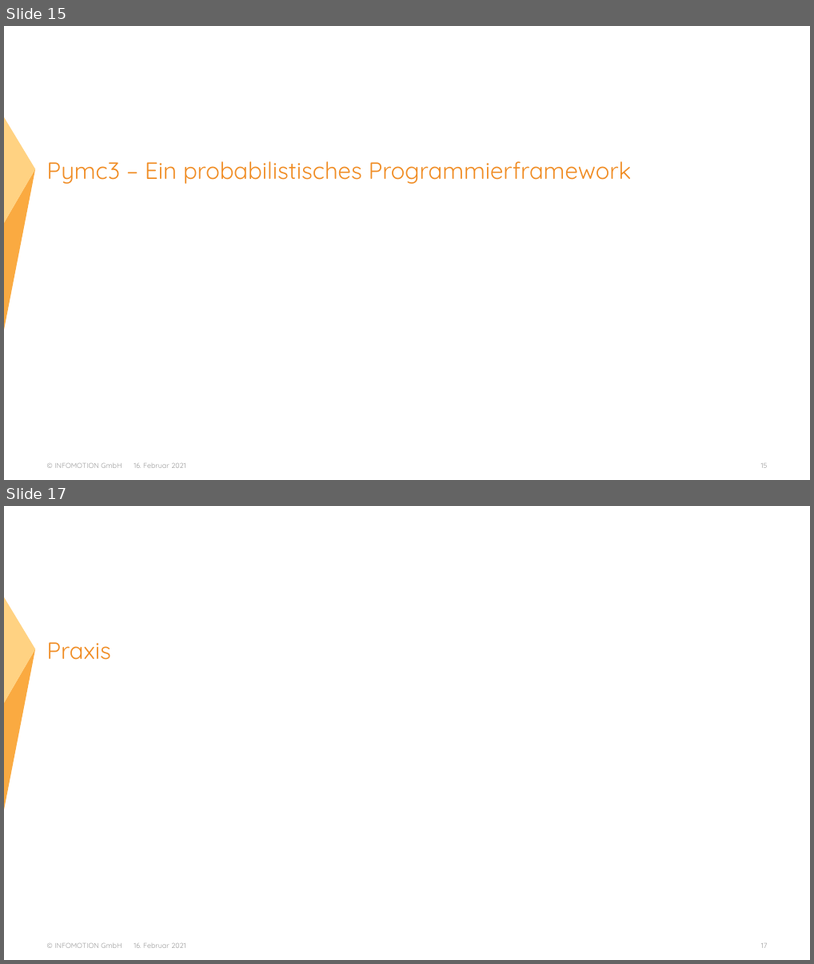
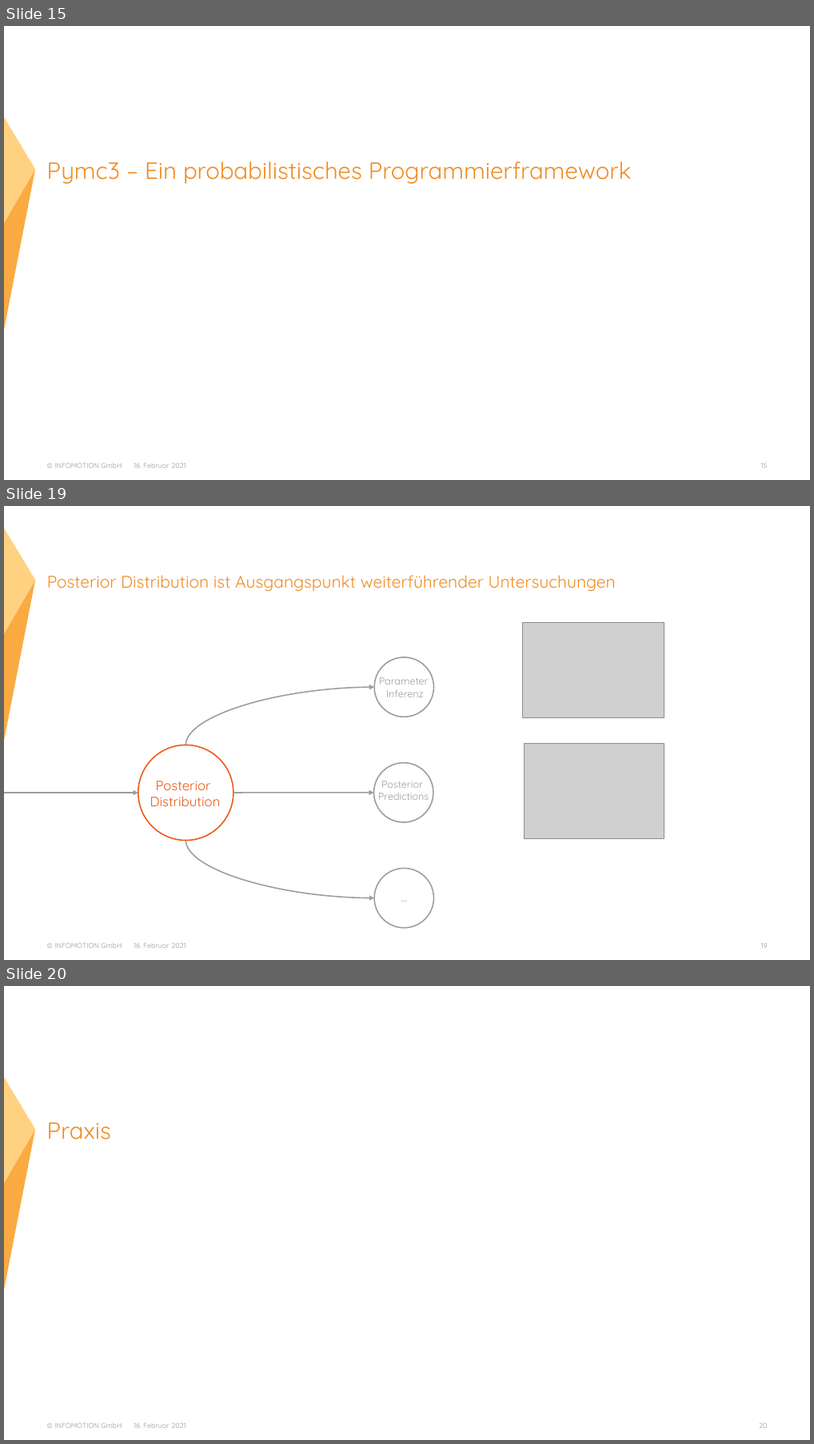
Before and after one commit to ThiesDS/bayes_workshop, a slide deck: 1_theorie/slides.pptx. Shown one above the other, each under a label of ours: slides 15 and 17 before the commit, slides 15, 19 and 20 after it; the slides between them are not shown. The pictures are 814x964 and 814x1444 pixels, drawn with LibreOffice and Linux fonts; fonts in the diff are those of the drawing; grey boxes stand for pictures; background and template pictures are left out. Boxes give left, top, right and bottom in pixels: in the first picture for what was removed or moved away, otherwise in the second. Text is boxed around its words. In the diff, an @@ line names an element or a change of style, - is before the commit and + after.

```diff
--- a/1_theorie/slides.pptx
+++ b/1_theorie/slides.pptx
@@ slide 19 added at box(4, 506, 810, 960), background #FFFFFF; not listed: 3 template elements that a slide beside it also shows @@
@@ triangle added at box(4, 528, 35, 634), fill #FFD282 @@
@@ freeform shape added at box(4, 576, 35, 741), fill #FAAA41 @@
@@ title added at box(47, 575, 616, 591), 20 pt, text #F08C23 @@
+Posterior Distribution ist Ausgangspunkt weiterführender Untersuchungen
@@ picture added at box(522, 622, 665, 717) @@
@@ ellipse added at box(375, 657, 434, 716), outline #9D9D9D 1.5 pt @@
@@ curved arrow added from (186, 745) to (375, 687), #9D9D9D 1.5 pt @@
@@ text added at box(379, 677, 429, 697), 12 pt, text #9D9D9D @@
+Parameter
+Inferenz
@@ ellipse added at box(138, 745, 234, 840), outline #EB5A19 1.5 pt @@
@@ picture added at box(525, 743, 665, 838) @@
@@ ellipse added at box(374, 763, 434, 822), outline #9D9D9D 1.5 pt @@
@@ arrow added from (4, 792) to (138, 792), #9D9D9D 1.5 pt @@
@@ text added at box(150, 780, 221, 806), 16 pt, text #EB5A19 @@
+Posterior
+Distribution
@@ arrow added from (234, 792) to (374, 792), #9D9D9D 1.5 pt @@
@@ text added at box(378, 780, 429, 800), 12 pt, text #9D9D9D @@
+Posterior
+Predictions
@@ curved arrow added from (186, 840) to (375, 898), #9D9D9D 1.5 pt @@
@@ ellipse added at box(375, 868, 434, 927), outline #9D9D9D 1.5 pt @@
@@ text added at box(398, 889, 410, 904), 14 pt, text #9D9D9D @@
+…
@@ what was slide 17 is now slide 20 @@
@@ page number at box(759, 1423, 767, 1428): text changed @@
-17
+20
```
Also in this commit, not shown: 2 slides changed, 2 other slides added, 2 other files.
